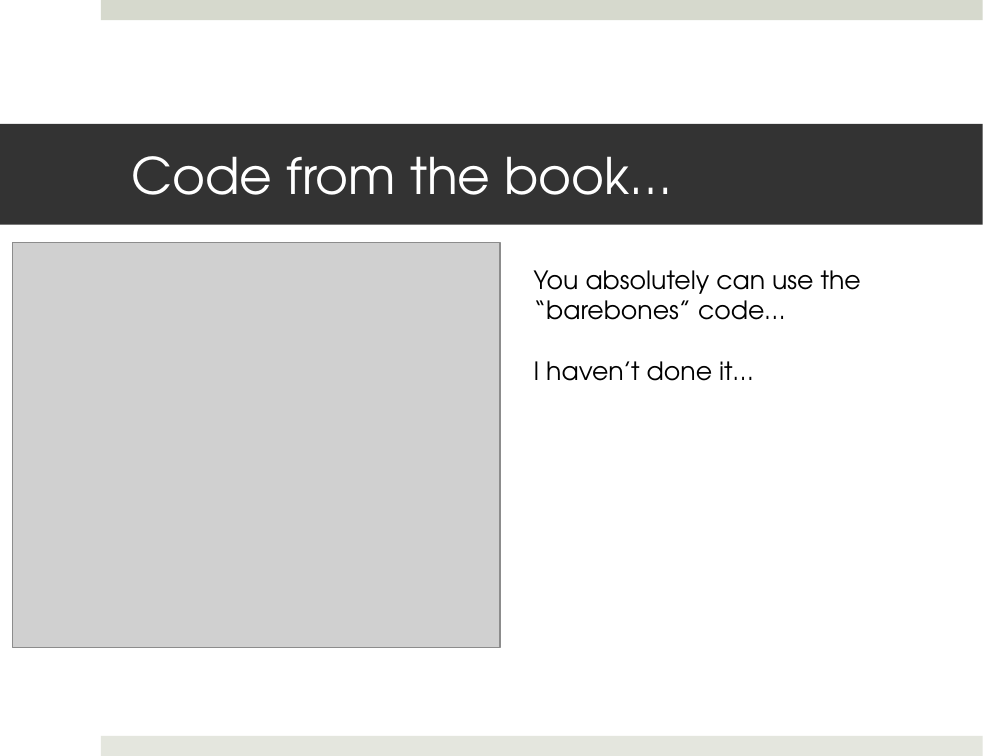
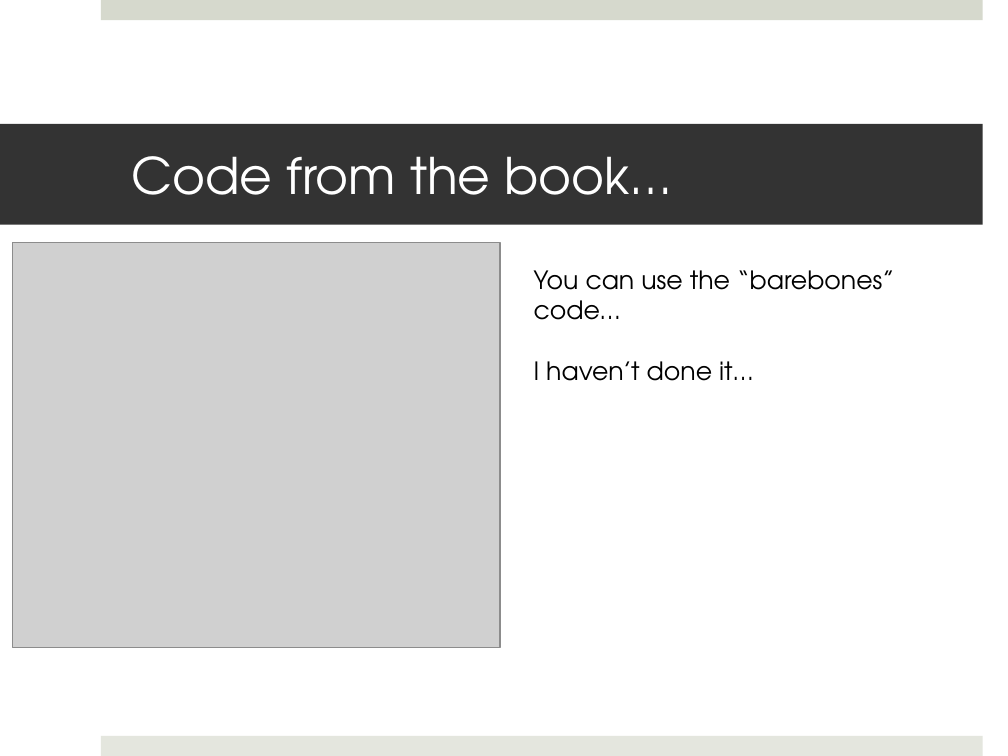
Before and after one commit to shaffer1/UIllinois_Rendering, a slide deck: slide 25 of Lecture-2-Ray Tracing.pptx. Drawn at 1008x756 pixels with LibreOffice and Linux fonts; fonts in the diff are those of the drawing; grey boxes stand for pictures. Boxes give left, top, right and bottom in pixels: in the first picture for what was removed or moved away, otherwise in the second. Text is boxed around its words. In the diff, an @@ line names an element or a change of style, - is before the commit and + after.

```diff
--- a/Lecture-2-Ray Tracing.pptx
+++ b/Lecture-2-Ray Tracing.pptx
@@ text at (534,270,895,320): text changed @@
-You absolutely can use the “barebones” code…
+You can use the “barebones” code…
```
Also in this commit, not shown: 1 other slide changed.
